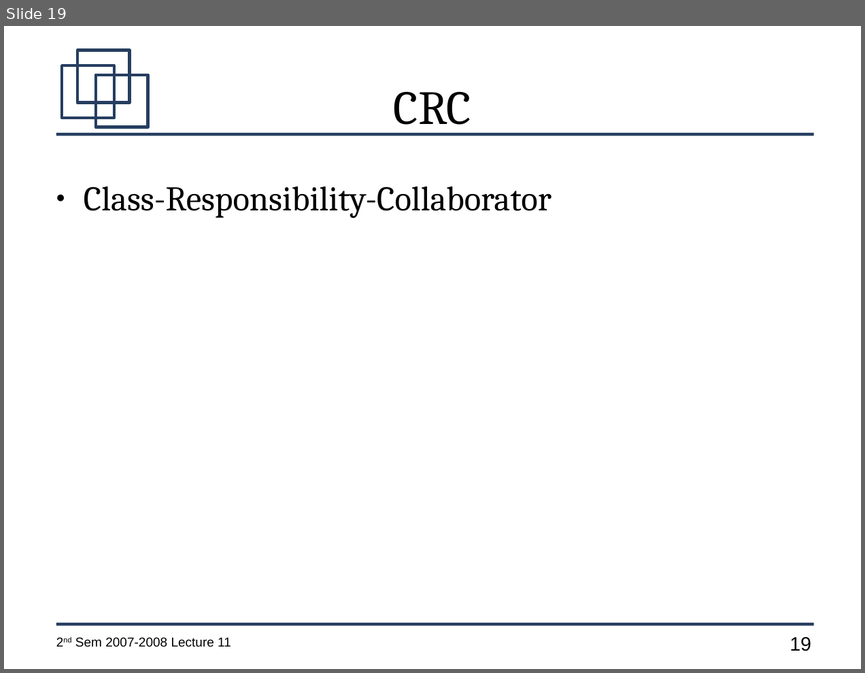
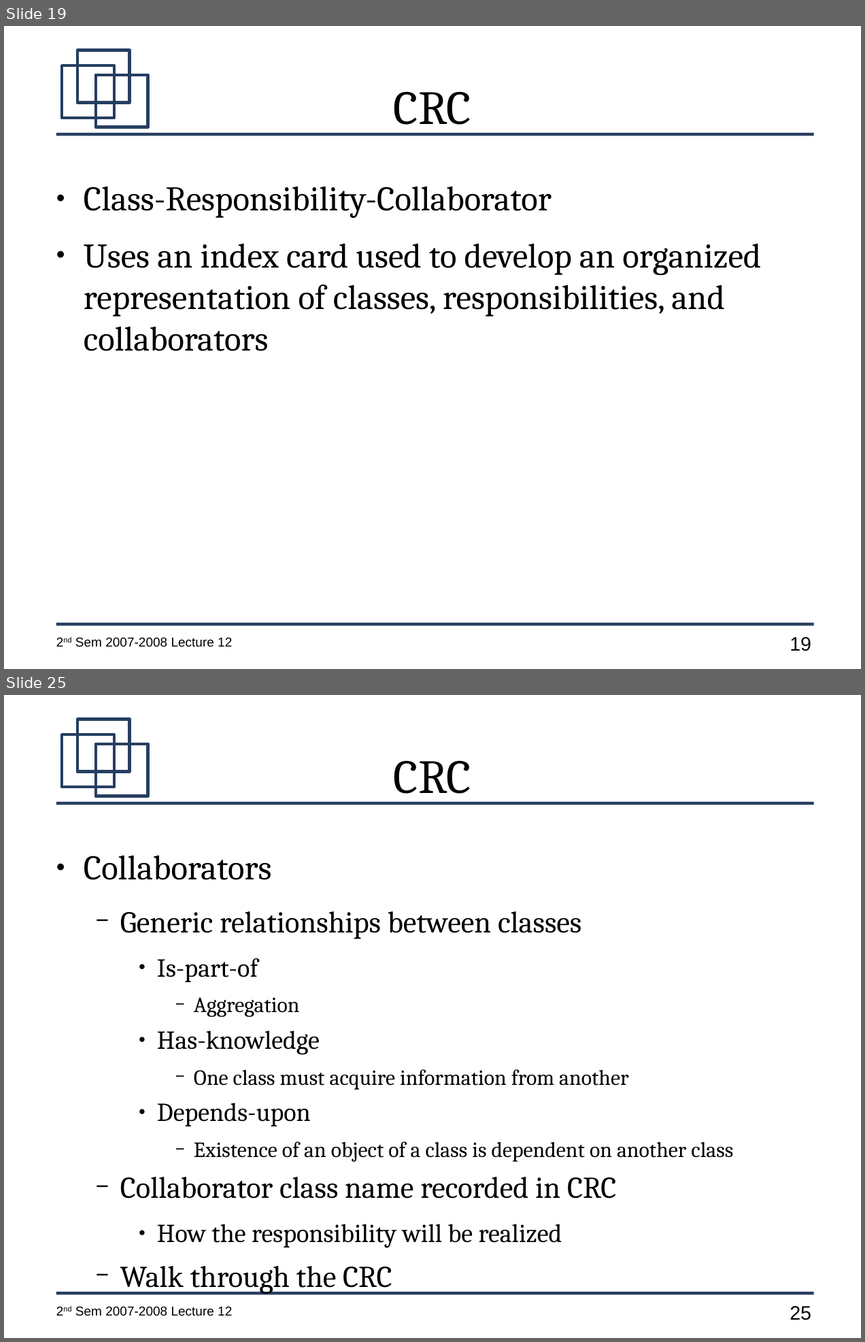
Before and after one commit to jachermocilla/jach-homepage, a slide deck: CMSC128-2nd-Sem-2007-L12.odp. Shown one above the other, each under a label of ours: slide 19 before the commit, slides 19 and 25 after it; the slides between them are not shown. The pictures are 865x673 and 865x1342 pixels, drawn with LibreOffice and Linux fonts; fonts in the diff are those of the drawing. Boxes give left, top, right and bottom in pixels: in the first picture for what was removed or moved away, otherwise in the second. Text is boxed around its words. In the diff, an @@ line names an element or a change of style, - is before the commit and + after.

```diff
--- a/CMSC128-2nd-Sem-2007-L12.odp
+++ b/CMSC128-2nd-Sem-2007-L12.odp
@@ slide 25 added at (x1=4, y1=695, x2=861, y2=1338), background #FFFFFF; not listed: 7 template elements that a slide beside it also shows @@
@@ title added at (x1=394, y1=760, x2=471, y2=803), 44 pt, text #000000 @@
+CRC
@@ text added at (x1=84, y1=855, x2=733, y2=1293), 20 pt, text #000000 @@
+● Collaborators
+  − Generic relationships between classes
+    ● Is-part-of
+      − Aggregation
+    ● Has-knowledge
+      − One class must acquire information from another
+    ● Depends-upon
+      − Existence of an object of a class is dependent on another class
+  − Collaborator class name recorded in CRC
+    ● How the responsibility will be realized
+  − Walk through the CRC
@@ slide 19 changed as well @@
@@ text at (x1=84, y1=243, x2=761, y2=351): paragraph added @@
+● Uses an index card used to develop an organized representation of classes, responsibilities, and collaborators
@@ text at (x1=75, y1=637, x2=232, y2=647): text changed @@
-2nd Sem 2007-2008 Lecture 11
+2nd Sem 2007-2008 Lecture 12
```
Also in this commit, not shown: 19 other slides changed, 13 other slides added, 1 slide removed, 1 other file.
